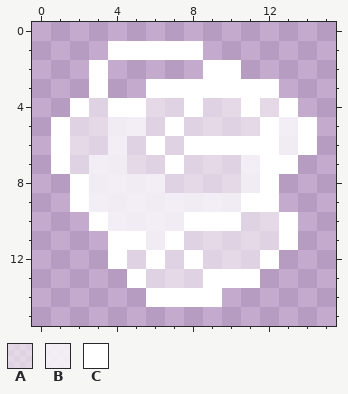
Pixel-art sprite, stored at assets/bag.png. The first picture shows the starting point.
The file is 64x64 pixels, drawn in blocks of 4x4; one block is one cell here.
Palette (. is transparent): A #ffffff8e  B #ffffffcd  C #ffffff
Pixels before, first column x 1:
 1 ...CCCCC......
 2 ..C.....CC....
 3 ..C..CCCCCCC..
 4 .CACCAACAACAC.
 5 CAABBACAAAACBC
 6 CAABACACCCCCBC
 7 CABBAACAAABCC.
 8 .CBBBBAAAABC..
 9 .CBBBBBBBBCC..
10 ..CBBBBCCCAAC.
11 ...CCBCAAAAAC.
12 ...CACACAAAC..
13 ....CAAACCC...
14 .....CCCC.....
Once edited:
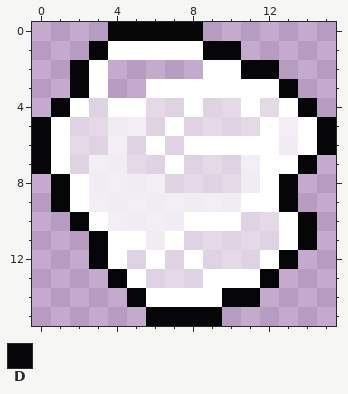
Colours new in this view: D #060608
Diff:
Changed rows in their new state; - is an unchanged pixel.
first column x 0:
 0 ----DDDDD-------
 1 ---D-----DD-----
 2 --D--------DD---
 3 --D----------D--
 4 -D------------D-
 5 D--------------D
 6 D--------------D
 7 D-------------D-
 8 -D-----------D--
 9 -D-----------D--
10 --D-----------D-
11 ---D----------D-
12 ---D---------D--
13 ----D-------D---
14 -----D----DD----
15 ------DDDD------
Pixel boxes of the changes (left, top, right, bottom) in both pictures:
added: (32, 22, 336, 326)
